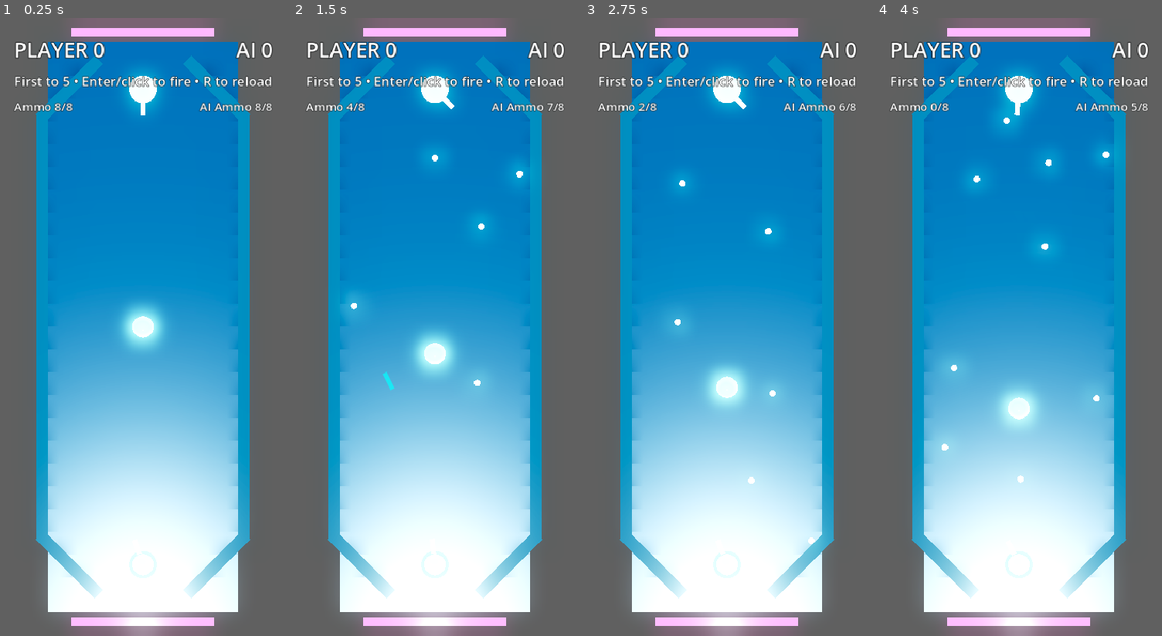
Above: before the commit, frames 1-4 (left to right).
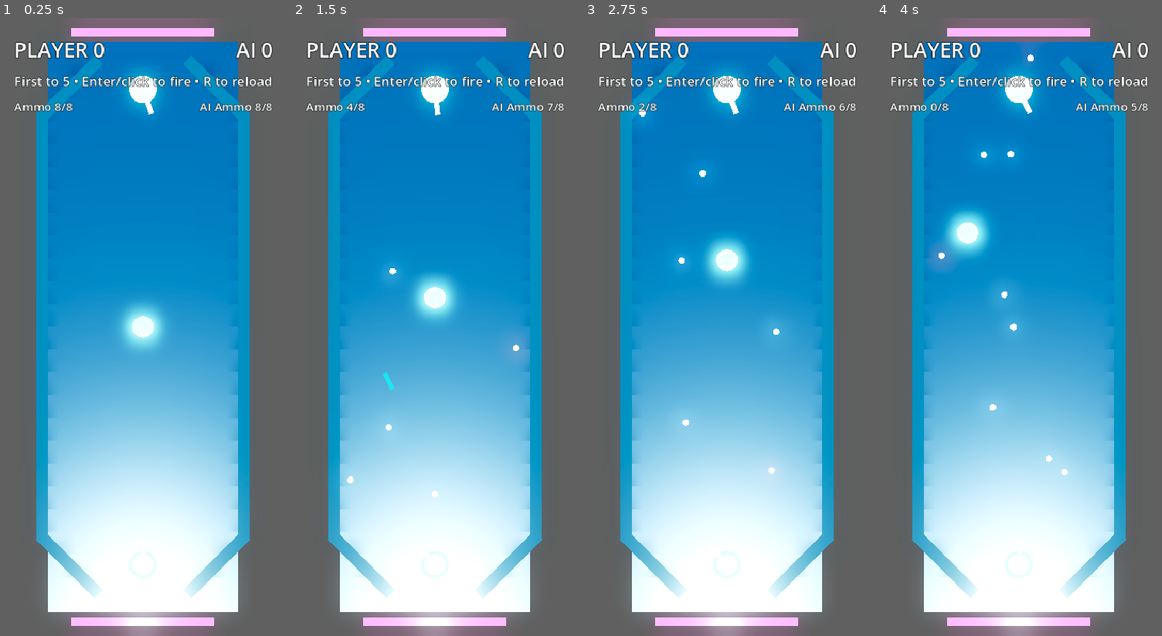
Above: after the commit, the same moments.

Repository: mchambers-mojang/sweet-vinegar-games
Game: Godot game, scene res://carom/scenes/carom_arena.tscn
The game is run twice, just before and just after one commit, with the same random seed, the same clock (stepped at 60 frames per second) and the same inputs. This scene is started directly instead of the project's main scene.
Inputs (mouse positions are in pixels of both pictures, inside the frame that each line leads up to):
- Up to frame 1 (0.25 s): no input
- Up to frame 2 (1.5 s): tap Enter (ui_accept) at 0.5, 0.6, 0.77, 1.07, 1.25 s; move the mouse to (497, 296) at 0.52 s; hold Right (ui_right) 0.53-1.25 s; click (497, 296) at 0.67 s; drag from (377, 357) to (420, 450) at 1.27 s
- Up to frame 3 (2.75 s): tap Enter (ui_accept) at 2, 2.3 s; move the mouse to (755, 191) at 2.02 s; hold Right (ui_right) from 2.03 s (still down); tap Alt at 2.1 s; click (755, 191) at 2.17 s
- Up to frame 4 (4 s): release Right (ui_right) at 2.75 s; tap Enter (ui_accept) at 2.75, 3.5, 3.77, 3.8 s; drag from (1004, 450) to (933, 234) at 2.77 s; move the mouse to (1104, 419) at 3.52 s; hold Left (ui_left) from 3.53 s (still down); tap Space at 3.6 s; click (1104, 419) at 3.67 s

The runs differ from the first frame. In frame 1, less than 0.1% of the frame differs, in the area x 47-54%, y 13-87%; in frame 2, 2.9%; in frame 3, 2.3%; in frame 4, 3.2%, in the area x 17-83%, y 3-88%.

Commit message:
feat: Player on bottom (blue), AI on top (red)
- Swapped sides: player now at bottom (north/z=22), AI at top (south/z=2)
- Fixed scoring direction to match new positions
- Added team colors: player = blue, AI = red
- Projectiles now render in their turret's team color

Co-authored-by: Copilot <223556219+Copilot@users.noreply.github.com>

Diff:
--- a/carom/scripts/carom_game.gd
+++ b/carom/scripts/carom_game.gd
@@ -77,12 +77,12 @@
 	ai_turret.name = "AITurret"
 	puck.name = "Puck"
 
-	player_turret.global_position = arena.get_turret_spawn_position(&"south")
-	ai_turret.global_position = arena.get_turret_spawn_position(&"north")
+	player_turret.global_position = arena.get_turret_spawn_position(&"north")
+	ai_turret.global_position = arena.get_turret_spawn_position(&"south")
 	puck.global_position = arena.get_puck_spawn_position()
 
-	player_turret.configure(&"south", CaromTurret.ControlMode.HUMAN, 180.0)
-	ai_turret.configure(&"north", CaromTurret.ControlMode.AI, 0.0)
+	player_turret.configure(&"north", CaromTurret.ControlMode.HUMAN, 0.0, Color(0.2, 0.6, 1.0))
+	ai_turret.configure(&"south", CaromTurret.ControlMode.AI, 180.0, Color(1.0, 0.25, 0.2))
 	puck.configure(arena.get_goal_targets(), arena.get_puck_spawn_position())
 
 	player_turret.ammo_changed.connect(_on_player_ammo_changed)
@@ -119,7 +119,7 @@
 	ai_turret.set_active(false)
 	goal_puck.reset_to_center(arena.get_puck_spawn_position())
 
-	if scoring_side == &"south":
+	if scoring_side == &"north":
 		player_score += 1
 		status_label.text = "Player scores!"
 	else:
--- a/carom/scripts/carom_projectile.gd
+++ b/carom/scripts/carom_projectile.gd
@@ -15,13 +15,22 @@
 	motion_mode = CharacterBody3D.MOTION_MODE_FLOATING
 
 
-func setup(new_direction: Vector3, new_speed: float, new_owner_side: StringName) -> void:
+func setup(new_direction: Vector3, new_speed: float, new_owner_side: StringName, color: Color = Color(0.16, 0.95, 1.0)) -> void:
 	direction = new_direction.normalized()
 	if new_speed > 0.0:
 		speed = new_speed
 	owner_side = new_owner_side
 	if direction.length_squared() > 0.0:
 		look_at(global_position + direction, Vector3.UP)
+	# Apply team color to mesh
+	var mesh_instance := get_node_or_null("MeshInstance3D") as MeshInstance3D
+	if mesh_instance:
+		var mat := StandardMaterial3D.new()
+		mat.albedo_color = color
+		mat.emission_enabled = true
+		mat.emission = color * 1.4
+		mat.emission_energy_multiplier = 2.0
+		mesh_instance.material_override = mat
 
 
 func _physics_process(delta: float) -> void:
--- a/carom/scripts/carom_turret.gd
+++ b/carom/scripts/carom_turret.gd
@@ -23,6 +23,8 @@
 @export var control_mode: ControlMode = ControlMode.HUMAN
 @export var touch_drag_sensitivity: float = 0.12
 
+@export var team_color: Color = Color(0.16, 0.95, 1.0, 1.0)
+
 var side: StringName = &"south"
 var current_ammo: int = 0
 var is_reloading: bool = false
@@ -47,10 +49,12 @@
 	ammo_changed.emit(current_ammo, clip_size)
 
 
-func configure(new_side: StringName, new_control_mode: ControlMode, new_base_yaw_degrees: float) -> void:
+func configure(new_side: StringName, new_control_mode: ControlMode, new_base_yaw_degrees: float, new_color: Color = Color(-1, -1, -1)) -> void:
 	side = new_side
 	control_mode = new_control_mode
 	base_yaw_degrees = new_base_yaw_degrees
+	if new_color.r >= 0.0:
+		team_color = new_color
 	_update_rotation()
 
 
@@ -137,7 +141,7 @@
 		parent_scene = get_parent()
 	parent_scene.add_child(projectile)
 	projectile.global_position = projectile_spawn.global_position
-	projectile.setup(-projectile_spawn.global_transform.basis.z.normalized(), projectile_speed, side)
+	projectile.setup(-projectile_spawn.global_transform.basis.z.normalized(), projectile_speed, side, team_color)
 	projectile_fired.emit(projectile)
 
 	if control_mode == ControlMode.AI and current_ammo <= 0:
